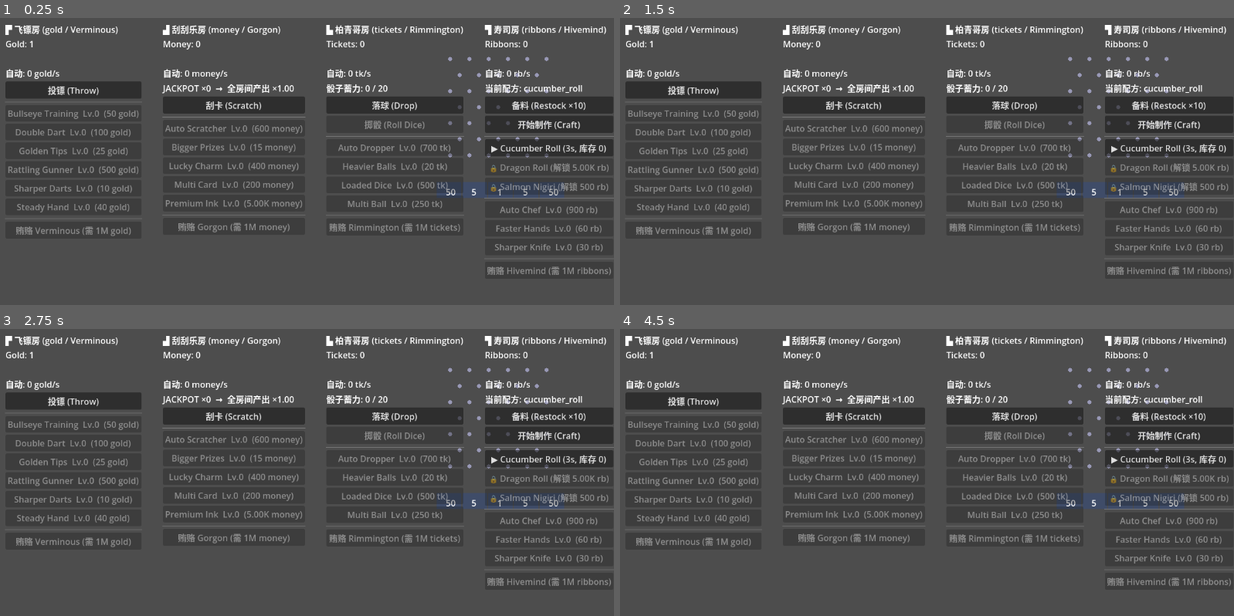
Above: before the commit, frames 1-4 (two rows, left to right).
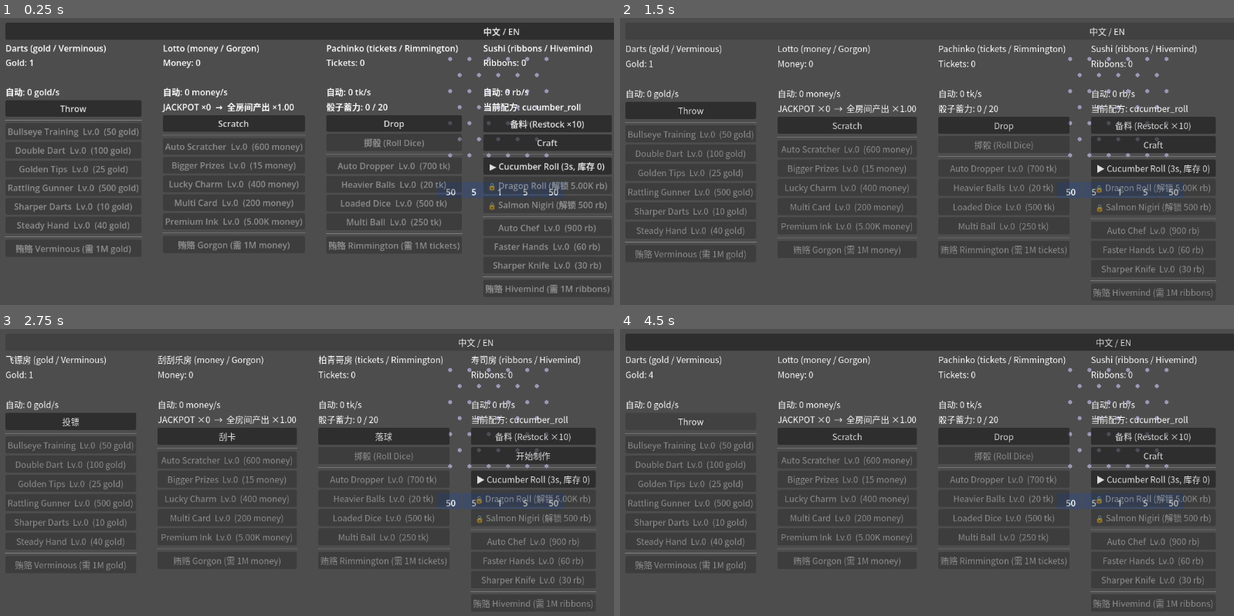
Above: after the commit, the same moments.

Repository: bearluo/godot-core-kit
Game: Godot game, scene res://examples/fortune-mill/scenes/world.tscn
The game is run twice, just before and just after one commit, with the same random seed, the same clock (stepped at 60 frames per second) and the same inputs.
Inputs (mouse positions are in pixels of both pictures, inside the frame that each line leads up to):
- Up to frame 1 (0.25 s): no input
- Up to frame 2 (1.5 s): click (1123, 32) at 0.5 s, where only the run after the commit has a clickable "中文 / EN"; click (1098, 32) at 1.25 s, where only the run after the commit has a clickable "中文 / EN"
- Up to frame 3 (2.75 s): click (485, 343) at 2 s, where only the run after the commit has a clickable "中文 / EN"
- Up to frame 4 (4.5 s): click (693, 420) at 2.75 s, where only the run after the commit has a clickable "投镖"; click (1111, 343) at 3.5 s, where only the run after the commit has a clickable "中文 / EN"; click (693, 420) at 4.25 s, where only the run after the commit has a clickable "Throw"

The runs differ from the first frame. In frame 1, 24% of the frame differs, in the area x 0-100%, y 1-96%; in frame 2, 19%; in frame 3, 19%; in frame 4, 23%.

Commit message:
feat(fortune-mill): 存档版本迁移链 SaveMigrator(v1→v2→v3)+ i18n 中英 + FORTUNE_SMOKE 扩 4D(P4)
P4 阶段 4D example 侧:两个孵化类库(拟反哺/游戏专有)+ fortune_state/world 装配。

SaveMigrator(systems/save_migrator.gd,class_name,拟反哺进 kit SaveManager 信封 _version):
- 存档 data 自带 "schema_version" 版本章(缺失视为 v1,兼容所有历史老档);加载旧档按序跑
  注册的迁移函数 v(n)→v(n+1) 逐级升到 current_version。
- migrate() 返回 {ok,data,from,to,reason}:缺中间步 missing:N、迁移返回非字典 error:N、
  存档版本高于当前 future,均 ok=false,由调用方保底新档(不静默覆盖旧文件,下次 save 才写)。
- fortune_state:SCHEMA_VERSION=3;to_dict 盖版本章;_build_migrator 注册两步真实历史键改名
  (v1→v2 "gold"→"currency"、v2→v3 stats."throws"→"dart_throws" 与成就阈值对齐);
  load_game 先迁移再 from_dict,迁移失败 → CoreKit.log.warn + from_dict({}) 保底。

i18n 中英(systems/locale_catalog.gd,class_name,游戏专有内容不反哺;用 kit CoreKit.i18n):
- 代码内建 en/zh 两张 Translation 表(同 AchievementCatalog 代码注册先例),apply 注册进
  TranslationServer;key 用 "fortune.*" 命名空间。fortune_state._ready 注册 + 默认 zh。
- world 表现层:托管 Theme + zh CJK SystemFont 字体回退(零素材走 OS 字体族)+ 语言切换按钮
  (中↔英)+ 7 列标题与 6 个主操作按钮走 t() → locale_changed 回调重刷文案。缺翻译告警由
  kit LocaleManager.t() push_warning 负责。

测试 + smoke:
- test_fortune_migration(7 断言:完整链/缺版本章默认 v1/当前版本原样/未来版本失败/缺步 missing/
  非字典 error/version_of)、test_fortune_i18n(5 断言:注册两语言/运行时切换/缺翻译回退/
  has_translation/字体回退换 default_font),进 example run_all(33→35)。
- FORTUNE_SMOKE 扩 4D:v1 老档迁到 v3 键改名校验 + 未来版本安全失败 + en/zh 同 key 文案不同 +
  缺翻译回退;PASS 行加 migration=v1→v3 i18n=Throw/投镖。

run_all 35 测 FAILS=0;FORTUNE_SMOKE PASS migration=v1→v3 i18n=Throw/投镖(五守卫+四协同+NG+/
Lethal+51 成就全过);非 smoke world.tscn 90 帧干净。

Co-Authored-By: Claude Opus 4.8 (1M context) <noreply@anthropic.com>

Diff:
--- a/examples/fortune-mill/scenes/world.gd
+++ b/examples/fortune-mill/scenes/world.gd
@@ -56,6 +56,10 @@
 var _ach_toast_label: Label
 var _ach_list_label: Label
 var _ach_recent: Array = []   # 最近解锁的 toast 文案(滚动展示)
+# i18n(中英切换)
+var _lang_button: Button
+var _i18n_labels: Dictionary = {}   # key(String) -> Label(标题栏,随语言刷新)
+var _i18n_buttons: Dictionary = {}  # key(String) -> Button(主操作按钮,随语言刷新)
 
 
 func _ready() -> void:
@@ -80,6 +84,7 @@
 	CoreKit.bus.subscribe("fortune:lethal_finished", _on_lethal_finished)
 	CoreKit.bus.subscribe("fortune:room_cleared", _on_cleared)
 	CoreKit.bus.subscribe("fortune:achievement_unlocked", _on_achievement_unlocked)
+	CoreKit.i18n.locale_changed.connect(_on_locale_changed)   # 切语言 → 刷新 i18n 文案
 	_refresh()
 	_maybe_show_offline()
 
@@ -263,6 +268,26 @@
 	var stat_throws: float = fm.stats.get_value(&"dart_throws", 0.0)
 	var ach_ok: bool = ach_all and ach_total == 51 and ach_count >= 25 and ach_dedup and stat_throws >= 100.0
 
+	# --- P4 4D:存档版本迁移链(v1→v2→v3)+ i18n 中英(运行时切换 + 缺翻译回退)---
+	# 迁移:造一条 v1 老档(键 "gold" + stats.throws)→ 逐级升到 v3(currency + stats.dart_throws)
+	var v1_save := {"schema_version": 1, "gold": 12345.0, "stats": {"throws": 42.0}}
+	var mig: Dictionary = fm._migrator.migrate(v1_save)
+	var mig_chain_ok: bool = mig.ok and int(mig.to) == 3 and mig.data.has("currency") and not mig.data.has("gold") \
+		and absf(float(mig.data["currency"]) - 12345.0) < 0.01 \
+		and (mig.data["stats"] as Dictionary).has("dart_throws") and not (mig.data["stats"] as Dictionary).has("throws")
+	# 无版本章的历史档默认 v1 并迁到 v3;未来版本安全失败(保底新档)
+	var mig_unversioned: Dictionary = fm._migrator.migrate({"gold": 1.0})
+	var mig_future: Dictionary = fm._migrator.migrate({"schema_version": 999})
+	var migration_ok: bool = mig_chain_ok and mig_unversioned.ok and int(mig_unversioned.from) == 1 \
+		and (not mig_future.ok) and str(mig_future.reason) == "future"
+	# i18n:_ready 已注册 en/zh 目录;运行时切语言同 key 文案不同,缺翻译回退原 key
+	CoreKit.i18n.set_locale("en")
+	var i18n_en: String = CoreKit.i18n.t(&"fortune.throw")
+	CoreKit.i18n.set_locale("zh")
+	var i18n_zh: String = CoreKit.i18n.t(&"fortune.throw")
+	var i18n_missing: String = CoreKit.i18n.t(&"fortune.__nonexistent__")
+	var i18n_ok: bool = i18n_en == "Throw" and i18n_zh == "投镖" and i18n_missing == "fortune.__nonexistent__"
+
 	var gacha_boost := (darts_post_gacha / darts_pre_gacha) if darts_pre_gacha > 0.0 else 0.0
 	var switch_boost := (darts_post_switch / darts_pre_switch) if darts_pre_switch > 0.0 else 0.0
 	var dice_boost := (darts_post_dice / darts_pre_dice) if darts_pre_dice > 0.0 else 0.0
@@ -274,11 +299,12 @@
 	var p4 := pull_ok and gacha_cross_ok and executor_ok and off5_ok
 	var p4b := ng_ok and reset_ok and prestige_ok and lethal_ok
 	var p4c := ach_ok
-	if p012 and p3 and p3s and p4 and p4b and p4c:
-		print("[Fortune][SMOKE] PASS steps=%d jackpots=%d darts_boost=%.2fx gorgon=%s dice_boost=%.2fx rimmington=%s craft=%s switch_boost=%.2fx hivemind=%s gacha_boost=%.2fx executor=%s | ng=%d thr=%s prestige_gmul=%.2fx lethal_best=%.1fs | achievements=%d/%d throws=%d | stuffing=%s ribbons=%s" % [steps, jackpots, boost, fm.lotto.is_cleared(), dice_boost, fm.pachinko.is_cleared(), craft_ok, switch_boost, fm.sushi.is_cleared(), gacha_boost, fm.gacha.is_cleared(), ng_level, Currency.format(thr_post), prestige_gmul, lethal_best, ach_count, ach_total, int(stat_throws), Currency.format(stuffing_final), Currency.format(ribbons_final)])
+	var p4d := migration_ok and i18n_ok
+	if p012 and p3 and p3s and p4 and p4b and p4c and p4d:
+		print("[Fortune][SMOKE] PASS steps=%d jackpots=%d darts_boost=%.2fx gorgon=%s dice_boost=%.2fx rimmington=%s craft=%s switch_boost=%.2fx hivemind=%s gacha_boost=%.2fx executor=%s | ng=%d thr=%s prestige_gmul=%.2fx lethal_best=%.1fs | achievements=%d/%d throws=%d | migration=v%d→v%d i18n=%s/%s | stuffing=%s ribbons=%s" % [steps, jackpots, boost, fm.lotto.is_cleared(), dice_boost, fm.pachinko.is_cleared(), craft_ok, switch_boost, fm.sushi.is_cleared(), gacha_boost, fm.gacha.is_cleared(), ng_level, Currency.format(thr_post), prestige_gmul, lethal_best, ach_count, ach_total, int(stat_throws), int(mig.from), int(mig.to), i18n_en, i18n_zh, Currency.format(stuffing_final), Currency.format(ribbons_final)])
 		get_tree().quit(0)
 	else:
-		print("[Fortune][SMOKE] FAIL p0=%s auto=%s offline=%s cros …(224 unchanged characters)… s(all=%s count=%d/%d dedup=%s throws=%d)" % [ok, auto_ok, offline_ok, crossroom_ok, gorgon_ok, pach_drop_ok, dice_cross_ok, rimmington_ok, off3_ok, craft_ok, switch_cross_ok, hivemind_ok, off4_ok, pull_ok, gacha_cross_ok, executor_ok, off5_ok, ng_ok, reset_ok, prestige_ok, gmul_pre, gmul_post, lethal_ok, lethal_enter_ok, lethal_best, ach_ok, ach_all, ach_count, ach_total, ach_dedup, int(stat_throws)])
+		print("[Fortune][SMOKE] FAIL p0=%s auto=%s offline=%s cros …(224 unchanged characters)… s(all=%s count=%d/%d dedup=%s throws=%d) | migration=%s i18n=%s(en=%s zh=%s missing=%s)" % [ok, auto_ok, offline_ok, crossroom_ok, gorgon_ok, pach_drop_ok, dice_cross_ok, rimmington_ok, off3_ok, craft_ok, switch_cross_ok, hivemind_ok, off4_ok, pull_ok, gacha_cross_ok, executor_ok, off5_ok, ng_ok, reset_ok, prestige_ok, gmul_pre, gmul_post, lethal_ok, lethal_enter_ok, lethal_best, ach_ok, ach_all, ach_count, ach_total, ach_dedup, int(stat_throws), migration_ok, i18n_ok, i18n_en, i18n_zh, i18n_missing])
 		get_tree().quit(1)
 
 
@@ -293,22 +319,34 @@
 func _build_ui() -> void:
 	var layer := CanvasLayer.new()
 	add_child(layer)
+	# i18n:托管 Theme + zh CJK 系统字体回退(零素材,SystemFont 走 OS 字体族);切语言即换 theme.default_font
+	var theme := Theme.new()
+	var zh_font := SystemFont.new()
+	zh_font.font_names = PackedStringArray(["Microsoft YaHei", "Noto Sans CJK SC", "PingFang SC", "sans-serif"])
+	CoreKit.i18n.register_locale_font("zh", zh_font)
+	CoreKit.i18n.bind_theme(theme)   # 当前 locale 若已注册字体则立即应用一次
+	var root := VBoxContainer.new()
+	root.theme = theme               # 主题下发全部子控件 → 字体随 locale 切换
+	root.set_anchors_and_offsets_preset(Control.PRESET_TOP_LEFT)
+	root.position = Vector2(16, 16)
+	layer.add_child(root)
+	# 语言切换按钮(中/英)
+	_lang_button = Button.new()
+	_lang_button.text = CoreKit.i18n.t("fortune.lang")
+	_lang_button.pressed.connect(_on_lang_pressed)
+	root.add_child(_lang_button)
 	var cols := HBoxContainer.new()
-	cols.set_anchors_and_offsets_preset(Control.PRESET_TOP_LEFT)
-	cols.position = Vector2(16, 16)
 	cols.add_theme_constant_override("separation", 40)
-	layer.add_child(cols)
+	root.add_child(cols)
 
 	# 飞镖房列
 	var dcol := VBoxContainer.new()
 	cols.add_child(dcol)
-	_add_title(dcol, "▛ 飞镖房 (gold / Verminous)")
+	_add_title(dcol, "fortune.room_darts")
 	_gold_label = Label.new(); dcol.add_child(_gold_label)
 	_status_label = Label.new(); dcol.add_child(_status_label)
 	_rate_label = Label.new(); dcol.add_child(_rate_label)
-	var throw_btn := Button.new(); throw_btn.text = "投镖 (Throw)"
-	throw_btn.pressed.connect(func() -> void: FortuneMill.do_throw())
-	dcol.add_child(throw_btn)
+	dcol.add_child(_i18n_button("fortune.throw", func() -> void: FortuneMill.do_throw()))
 	dcol.add_child(HSeparator.new())
 	for id in FortuneMill.registry.ids(&"dart_upgrade", true):
 		var btn := Button.new()
@@ -325,14 +363,12 @@
 	# 刮刮乐房列
 	var lcol := VBoxContainer.new()
 	cols.add_child(lcol)
-	_add_title(lcol, "▟ 刮刮乐房 (money / Gorgon)")
+	_add_title(lcol, "fortune.room_lotto")
 	_money_label = Label.new(); lcol.add_child(_money_label)
 	_scratch_status = Label.new(); lcol.add_child(_scratch_status)
 	_lotto_rate_label = Label.new(); lcol.add_child(_lotto_rate_label)
 	_jackpot_label = Label.new(); lcol.add_child(_jackpot_label)
-	var scratch_btn := Button.new(); scratch_btn.text = "刮卡 (Scratch)"
-	scratch_btn.pressed.connect(_on_scratch_pressed)
-	lcol.add_child(scratch_btn)
+	lcol.add_child(_i18n_button("fortune.scratch", _on_scratch_pressed))
 	lcol.add_child(HSeparator.new())
 	for id in FortuneMill.registry.ids(&"lotto_upgrade", true):
 		var btn := Button.new()
@@ -347,14 +383,12 @@
 	# 柏青哥房列
 	var pcol := VBoxContainer.new()
 	cols.add_child(pcol)
-	_add_title(pcol, "▙ 柏青哥房 (tickets / Rimmington)")
+	_add_title(pcol, "fortune.room_pachinko")
 	_tickets_label = Label.new(); pcol.add_child(_tickets_label)
 	_pachinko_status = Label.new(); pcol.add_child(_pachinko_status)
 	_pachinko_rate_label = Label.new(); pcol.add_child(_pachinko_rate_label)
 	_dice_label = Label.new(); pcol.add_child(_dice_label)
-	var drop_btn := Button.new(); drop_btn.text = "落球 (Drop)"
-	drop_btn.pressed.connect(_on_drop_pressed)
-	pcol.add_child(drop_btn)
+	pcol.add_child(_i18n_button("fortune.drop", _on_drop_pressed))
 	_dice_button = Button.new(); _dice_button.text = "掷骰 (Roll Dice)"
 	_dice_button.pressed.connect(func() -> void: FortuneMill.roll_dice())
 	pcol.add_child(_dice_button)
@@ -372,7 +406,7 @@
 	# 寿司房列
 	var scol := VBoxContainer.new()
 	cols.add_child(scol)
-	_add_title(scol, "▜ 寿司房 (ribbons / Hivemind)")
+	_add_title(scol, "fortune.room_sushi")
 	_ribbons_label = Label.new(); scol.add_child(_ribbons_label)
 	_sushi_status = Label.new(); scol.add_child(_sushi_status)
 	_sushi_rate_label = Label.new(); scol.add_child(_sushi_rate_label)
@@ -380,9 +414,7 @@
 	var restock_btn := Button.new(); restock_btn.text = "备料 (Restock ×10)"
 	restock_btn.pressed.connect(func() -> void: FortuneMill.restock_sushi_all(10))
 	scol.add_child(restock_btn)
-	var craft_btn := Button.new(); craft_btn.text = "开始制作 (Craft)"
-	craft_btn.pressed.connect(func() -> void: FortuneMill.start_craft())
-	scol.add_child(craft_btn)
+	scol.add_child(_i18n_button("fortune.craft", func() -> void: FortuneMill.start_craft()))
 	scol.add_child(HSeparator.new())
 	# 配方(选中已解锁 / 花 ribbons 解锁)
 	for id in FortuneMill.registry.ids(&"sushi_recipe", true):
@@ -404,14 +436,12 @@
 	# 扭蛋房列
 	var gcol := VBoxContainer.new()
 	cols.add_child(gcol)
-	_add_title(gcol, "▛ 扭蛋房 (stuffing / Executor)")
+	_add_title(gcol, "fortune.room_gacha")
 	_stuffing_label = Label.new(); gcol.add_child(_stuffing_label)
 	_gacha_status = Label.new(); gcol.add_child(_gacha_status)
 	_gacha_rate_label = Label.new(); gcol.add_child(_gacha_rate_label)
 	_collection_label = Label.new(); gcol.add_child(_collection_label)
-	var pull_btn := Button.new(); pull_btn.text = "抽扭蛋 (Pull)"
-	pull_btn.pressed.connect(_on_pull_pressed)
-	gcol.add_child(pull_btn)
+	gcol.add_child(_i18n_button("fortune.pull", _on_pull_pressed))
 	gcol.add_child(HSeparator.new())
 	for id in FortuneMill.registry.ids(&"gacha_upgrade", true):
 		var btn := Button.new()
@@ -426,13 +456,12 @@
 	# 元进度列 (NG+)
 	var ncol := VBoxContainer.new()
 	cols.add_child(ncol)
-	_add_title(ncol, "★ 元进度 (NG+ / Lethal)")
+	_add_title(ncol, "fortune.room_meta")
 	_ng_label = Label.new(); ncol.add_child(_ng_label)
 	_prestige_points_label = Label.new(); ncol.add_child(_prestige_points_label)
 	_lethal_label = Label.new(); ncol.add_child(_lethal_label)
 	ncol.add_child(HSeparator.new())
-	_ascend_button = Button.new(); _ascend_button.text = "进下一周目 (Ascend)"
-	_ascend_button.pressed.connect(func() -> void: FortuneMill.ascend())
+	_ascend_button = _i18n_button("fortune.ascend", func() -> void: FortuneMill.ascend())
 	ncol.add_child(_ascend_button)
 	ncol.add_child(HSeparator.new())
 	for id in FortuneMill.prestige.upgrade_ids():
@@ -448,7 +477,7 @@
 	# 成就列(51 条:计数 + 最近解锁 toast + 明细速览)
 	var acol := VBoxContainer.new()
 	cols.add_child(acol)
-	_add_title(acol, "🏆 成就 (51 条)")
+	_add_title(acol, "fortune.room_ach")
 	_ach_count_label = Label.new(); acol.add_child(_ach_count_label)
 	_ach_toast_label = Label.new(); acol.add_child(_ach_toast_label)
 	acol.add_child(HSeparator.new())
@@ -459,10 +488,42 @@
 	add_child(_pachinko_board)
 
 
-func _add_title(col: VBoxContainer, text: String) -> void:
+## 标题栏:文案走 i18n key,注册进 _i18n_labels 供切语言时刷新。
+func _add_title(col: VBoxContainer, key: String) -> void:
 	var l := Label.new()
-	l.text = text
+	l.text = CoreKit.i18n.t(key)
 	col.add_child(l)
+	_i18n_labels[key] = l
+
+
+## 主操作按钮:文案走 i18n key,注册进 _i18n_buttons 供切语言时刷新。
+func _i18n_button(key: String, on_press: Callable) -> Button:
+	var btn := Button.new()
+	btn.text = CoreKit.i18n.t(key)
+	btn.pressed.connect(on_press)
+	_i18n_buttons[key] = btn
+	return btn
+
+
+## 语言切换按钮:中↔英切换(经 kit LocaleManager;持久化 + 换字体由其托管)。
+func _on_lang_pressed() -> void:
+	var next := "en" if CoreKit.i18n.get_locale() == "zh" else "zh"
+	CoreKit.i18n.set_locale(next)
+
+
+## locale_changed 回调:重刷所有 i18n 文案(标题/按钮/语言键)+ 全 HUD。
+func _on_locale_changed(_locale) -> void:
+	_apply_locale_texts()
+	_refresh()
+
+
+func _apply_locale_texts() -> void:
+	for key in _i18n_labels:
+		(_i18n_labels[key] as Label).text = CoreKit.i18n.t(key)
+	for key in _i18n_buttons:
+		(_i18n_buttons[key] as Button).text = CoreKit.i18n.t(key)
+	if _lang_button != null:
+		_lang_button.text = CoreKit.i18n.t("fortune.lang")
 
 
 func _on_scratch_pressed() -> void:
--- a/examples/fortune-mill/systems/fortune_state.gd
+++ b/examples/fortune-mill/systems/fortune_state.gd
@@ -4,6 +4,7 @@
 ## autoload 顺序必须在 CoreKit 之后(依赖 CoreKit.saves/.bus/.log/.ticker)。
 
 const SAVE_SLOT := "fortune"
+const SCHEMA_VERSION := 3   # 存档数据版本(SaveMigrator 迁移链目标版本;v1→v2→v3)
 const UPGRADES_DIR := "res://examples/fortune-mill/data/dart_upgrades"
 const LOTTO_DIR := "res://examples/fortune-mill/data/lotto_cards"
 const PACHINKO_DIR := "res://examples/fortune-mill/data/pachinko_balls"
@@ -32,6 +33,7 @@
 var prestige: Prestige     # NG+ 元进度:门槛缩放 + prestige 加成 + Lethal Mode(经共享 modifiers)
 var stats: KitStats            # 统计计数器(累计投镖/最高单次收益/各档靶心首命中…);NG+ 保留不重置
 var achievements: KitAchievements   # 51 条成就引擎:阈值判定 + 去重 + Steam 抽象层;NG+ 保留
+var _migrator: SaveMigrator    # 存档版本迁移链(加载旧档时逐级升到 SCHEMA_VERSION)
 
 ## 最近一次离线结算数据包(空=无);UI 首帧拉取展示回归横幅。
 var offline_report: Dictionary = {}
@@ -70,6 +72,11 @@
 	achievements = KitAchievements.new()
 	achievements.set_defs(registry.all(&"achievement"))
 	# 预留 Steam 抽象层:上线时 achievements.set_steam_sink(func(id): Steam.setAchievement(String(id)))
+	_migrator = _build_migrator()
+	# i18n 中英:注册 en/zh 目录 → 若未持久化过语言则用默认 zh(表现层接字体回退 + 切换按钮)
+	LocaleCatalog.apply(CoreKit.i18n)
+	if not (CoreKit.i18n.get_locale() in ["en", "zh"]):
+		CoreKit.i18n.set_locale(LocaleCatalog.DEFAULT_LOCALE)
 	if CoreKit.saves.has_slot(SAVE_SLOT):
 		load_game()                       # 内部做离线结算
 	_last_tick_ms = Time.get_ticks_msec()
@@ -473,6 +480,7 @@
 
 func to_dict() -> Dictionary:
 	return {
+		"schema_version": SCHEMA_VERSION,   # 版本章:加载时 SaveMigrator 据此决定是否迁移
 		"currency": currency.get_amount(),
 		"money": money.get_amount(),
 		"tickets": tickets.get_amount(),
@@ -512,9 +520,36 @@
 
 
 func load_game() -> void:
-	var d := CoreKit.saves.load(SAVE_SLOT)
+	var raw := CoreKit.saves.load(SAVE_SLOT)
+	var res := _migrator.migrate(raw)
+	if not res.ok:
+		# 迁移失败(缺迁移函数/损坏/未来版本)→ 保底新档,不静默覆盖旧文件(下次 save 才写)。
+		CoreKit.log.warn("[Fortune] 存档迁移失败 v%d→v%d(%s),保底新档" % [int(res.from), int(res.to), str(res.reason)])
+		from_dict({})
+		return
+	var d: Dictionary = res.data
 	from_dict(d)
 	settle_offline(float(d.get("last_seen", 0.0)), Time.get_unix_time_from_system())
+
+
+## 构建存档迁移链:注册 v1→v2、v2→v3 两步(均为真实历史键位改名,兼容老档)。
+func _build_migrator() -> SaveMigrator:
+	var m := SaveMigrator.new(SCHEMA_VERSION)
+	# v1→v2:早期存档把飞镖货币键存作 "gold",后统一为 "currency"。
+	m.register(1, func(d: Dictionary) -> Dictionary:
+		if d.has("gold"):
+			d["currency"] = d["gold"]
+			d.erase("gold")
+		return d)
+	# v2→v3:4C 统计键 "throws" 更名为 "dart_throws"(与成就阈值 dart_throws 对齐)。
+	m.register(2, func(d: Dictionary) -> Dictionary:
+		var st = d.get("stats", {})
+		if st is Dictionary and st.has("throws"):
+			st["dart_throws"] = st["throws"]
+			st.erase("throws")
+			d["stats"] = st
+		return d)
+	return m
 
 
 ## 窗口关闭时存一次(退出存)。只挂 WM_CLOSE_REQUEST——不挂 EXIT_TREE,
--- /dev/null
+++ b/examples/fortune-mill/systems/locale_catalog.gd
@@ -0,0 +1,64 @@
+class_name LocaleCatalog
+extends RefCounted
+## fortune-mill 中英双语目录(example 内构建;经 kit CoreKit.i18n / LocaleManager 使用)。
+##
+## 代码内建 en/zh 两张 Translation 表(避免依赖编辑器导出的 .translation 二进制资源,
+## 同 AchievementCatalog 代码注册先例),经 i18n.add_translation 注册进全局 TranslationServer。
+## key 用 "fortune.*" 命名空间;缺翻译告警由 kit LocaleManager.t() 负责(push_warning 去重)。
+##
+## 是游戏专有内容(实际文案),不反哺;字体回退与语言切换按钮在表现层(world.gd)接线。
+
+const DEFAULT_LOCALE := "zh"
+
+## en/zh 两语言的 key → 文案。两语言 key 对齐;缺某语言的某 key → t() 回退原 key + 告警。
+const STRINGS := {
+	"en": {
+		"fortune.title": "Fortune Mill",
+		"fortune.lang": "中文 / EN",
+		"fortune.throw": "Throw",
+		"fortune.scratch": "Scratch",
+		"fortune.drop": "Drop",
+		"fortune.craft": "Craft",
+		"fortune.pull": "Pull",
+		"fortune.ascend": "Ascend (NG+)",
+		"fortune.room_darts": "Darts (gold / Verminous)",
+		"fortune.room_lotto": "Lotto (money / Gorgon)",
+		"fortune.room_pachinko": "Pachinko (tickets / Rimmington)",
+		"fortune.room_sushi": "Sushi (ribbons / Hivemind)",
+		"fortune.room_gacha": "Gacha (stuffing / Executor)",
+		"fortune.room_meta": "Meta (NG+ / Lethal)",
+		"fortune.room_ach": "Achievements (51)",
+	},
+	"zh": {
+		"fortune.title": "财富磨坊",
+		"fortune.lang": "中文 / EN",
+		"fortune.throw": "投镖",
+		"fortune.scratch": "刮卡",
+		"fortune.drop": "落球",
+		"fortune.craft": "开始制作",
+		"fortune.pull": "抽扭蛋",
+		"fortune.ascend": "进下一周目",
+		"fortune.room_darts": "飞镖房 (gold / Verminous)",
+		"fortune.room_lotto": "刮刮乐房 (money / Gorgon)",
+		"fortune.room_pachinko": "柏青哥房 (tickets / Rimmington)",
+		"fortune.room_sushi": "寿司房 (ribbons / Hivemind)",
+		"fortune.room_gacha": "扭蛋房 (stuffing / Executor)",
+		"fortune.room_meta": "元进度 (NG+ / Lethal)",
+		"fortune.room_ach": "成就 (51 条)",
+	},
+}
+
+
+## 把 en/zh 两表注册进 i18n(duck-typed:kit LocaleManager 或任何有 add_translation 的对象)。
+## 返回注册的语言数。
+static func apply(i18n) -> int:
+	var count := 0
+	for locale in STRINGS:
+		var tr := Translation.new()
+		tr.locale = locale
+		var table: Dictionary = STRINGS[locale]
+		for key in table:
+			tr.add_message(key, table[key])
+		i18n.add_translation(tr)
+		count += 1
+	return count
--- /dev/null
+++ b/examples/fortune-mill/systems/save_migrator.gd
@@ -0,0 +1,56 @@
+class_name SaveMigrator
+extends RefCounted
+## 存档版本迁移链(example 内孵化,拟反哺进 kit SaveManager 信封 _version)。
+##
+## 长期运营的放置游戏一次数值改版就报废老存档,故存档 data 内自带 "schema_version"
+## 版本章;加载旧档时按序跑注册的迁移函数 v(n) → v(n+1),逐级升到 current_version。
+## 缺某级迁移函数 / 迁移函数返回非字典 / 存档版本高于当前(未来版本)→ 迁移失败,
+## 由调用方保底新档(不静默覆盖旧文件,下次 save 才写)。
+##
+## 纯 RefCounted,不挂树、不引用门面,可 headless 单测。反哺窗口:定型后把本机制上移进
+## kit save_manager.gd 的 load() —— 届时版本章走信封 _version,游戏不再需自己在 data 里盖章。
+
+## data 里的版本章键。缺失视为 v1(兼容所有未打版本章的历史存档)。
+const VERSION_KEY := "schema_version"
+
+## 目标(当前)数据版本。低于它的存档会被逐级迁移;等于则原样;高于则判未来版本失败。
+var current_version: int = 1
+## from_version(int) -> Callable(data: Dictionary) -> Dictionary 迁移函数注册表。
+var _steps: Dictionary = {}
+
+
+func _init(current: int = 1) -> void:
+	current_version = current
+
+
+## 注册一步迁移:把 from_version 的 data 升级为 from_version+1 的 data 并返回。
+func register(from_version: int, fn: Callable) -> void:
+	_steps[from_version] = fn
+
+
+## 读出 data 的版本章(缺失 → 1)。
+func version_of(data: Dictionary) -> int:
+	return int(data.get(VERSION_KEY, 1))
+
+
+## 迁移 data 到 current_version。返回 {ok, data, from, to, reason}:
+## - from == to:原样(补盖版本章),ok=true。
+## - from < to:逐步跑注册函数;任一步缺失 → reason="missing:N",返回非字典 → reason="error:N",ok=false。
+## - from > to:未来版本 → reason="future",ok=false。
+func migrate(data: Dictionary) -> Dictionary:
+	var from := version_of(data)
+	var to := current_version
+	if from > to:
+		return {"ok": false, "data": data, "from": from, "to": to, "reason": "future"}
+	var cur = data   # 无类型:后续要接住迁移函数返回的 Variant(已 is Dictionary 守卫)
+	var v := from
+	while v < to:
+		if not _steps.has(v):
+			return {"ok": false, "data": data, "from": from, "to": to, "reason": "missing:%d" % v}
+		var out = _steps[v].call(cur)
+		if not (out is Dictionary):
+			return {"ok": false, "data": data, "from": from, "to": to, "reason": "error:%d" % v}
+		cur = out
+		v += 1
+	cur[VERSION_KEY] = to
+	return {"ok": true, "data": cur, "from": from, "to": to, "reason": ""}
--- /dev/null
+++ b/test/test_fortune_i18n.gd
@@ -0,0 +1,54 @@
+extends SceneTree
+## LocaleCatalog + kit LocaleManager 中英双语 headless 断言。
+## 运行:godot --headless --path . -s res://test/test_fortune_i18n.gd
+## 直接实例化 LocaleManager(不经 autoload);LocaleCatalog.apply 注册 en/zh 两表。
+## 重点:① apply 注册两语言 ② 运行时切语言同 key 文案不同 ③ 缺翻译回退原 key
+##       ④ has_translation ⑤ 字体回退:register_locale_font + bind_theme → 切 locale 换 default_font。
+## 加载注:LocaleManager 延迟到 _initialize 内 load()(kit 门测试约定,避开顶层 preload 编译期坑);
+## LocaleCatalog 为 example 本地类、不引用门面,可顶层 preload。
+const LocaleCatalog := preload("res://examples/fortune-mill/systems/locale_catalog.gd")
+
+
+func _initialize() -> void:
+	var LocaleManager = load("res://addons/godot-core-kit/systems/locale_manager.gd")
+	var failures := 0
+	var i18n = LocaleManager.new()
+
+	# 1. apply 注册 en/zh 两语言
+	var n = LocaleCatalog.apply(i18n)
+	if n != 2:
+		print("FAIL 1: apply 应注册 2 语言,得到 %d" % n); failures += 1
+
+	# 2. 运行时切语言:en/zh 同 key 文案不同
+	i18n.set_locale("en")
+	var en = i18n.t(&"fortune.throw")
+	i18n.set_locale("zh")
+	var zh = i18n.t(&"fortune.throw")
+	if en != "Throw" or zh != "投镖":
+		print("FAIL 2: en 应 'Throw' zh 应 '投镖',得到 '%s'/'%s'" % [en, zh]); failures += 1
+
+	# 3. 缺翻译 → 回退原 key(缺翻译告警由 t() push_warning;此处验回退值)
+	if i18n.t(&"fortune.__nope__") != "fortune.__nope__":
+		print("FAIL 3: 缺翻译应回退原 key"); failures += 1
+
+	# 4. has_translation:已注册 key 为 true、缺失为 false
+	if not i18n.has_translation(&"fortune.title") or i18n.has_translation(&"fortune.__nope__"):
+		print("FAIL 4: has_translation 判定错"); failures += 1
+
+	# 5. 字体回退:注册 zh 字体 + bind_theme → 切到 zh 换 theme.default_font,切到无字体的 en 不动
+	var theme := Theme.new()
+	var zh_font := SystemFont.new()
+	i18n.register_locale_font("zh", zh_font)
+	i18n.bind_theme(theme)
+	i18n.set_locale("en")   # en 未注册字体 → 不改 default_font
+	i18n.set_locale("zh")   # zh 已注册 → theme.default_font = zh_font
+	if theme.default_font != zh_font:
+		print("FAIL 5: 切到 zh 后 theme.default_font 应为注册的 zh 字体"); failures += 1
+
+	i18n.free()
+	if failures == 0:
+		print("test_fortune_i18n: ALL PASS")
+		quit(0)
+	else:
+		print("test_fortune_i18n: %d FAILURE(S)" % failures)
+		quit(1)
--- /dev/null
+++ b/test/test_fortune_migration.gd
@@ -0,0 +1,66 @@
+extends SceneTree
+## SaveMigrator(存档版本迁移链)headless 断言。
+## 运行:godot --headless --path . -s res://test/test_fortune_migration.gd
+## 重点:① 完整链 v1→v3 ② 缺版本章默认 v1 ③ 当前版本原样 ④ 未来版本安全失败
+##       ⑤ 缺中间步失败 missing:N ⑥ 迁移返回非字典失败 error:N ⑦ version_of 读版本章。
+const SaveMigrator := preload("res://examples/fortune-mill/systems/save_migrator.gd")
+
+
+func _initialize() -> void:
+	var failures := 0
+
+	# 三步链:v1→v2 加键 a、v2→v3 加键 b
+	var m = SaveMigrator.new(3)
+	m.register(1, func(d: Dictionary) -> Dictionary:
+		d["a"] = 1
+		return d)
+	m.register(2, func(d: Dictionary) -> Dictionary:
+		d["b"] = 2
+		return d)
+
+	# 1. 完整链 v1→v3(两步都跑,补盖版本章)
+	var r1 = m.migrate({"schema_version": 1})
+	if not (r1.ok and int(r1.from) == 1 and int(r1.to) == 3 and int(r1.data.get("a", 0)) == 1 and int(r1.data.get("b", 0)) == 2 and int(r1.data.get("schema_version", 0)) == 3):
+		print("FAIL 1: v1→v3 链应完整,得到 %s" % [r1]); failures += 1
+
+	# 2. 缺版本章默认 v1 并迁到 v3
+	var r2 = m.migrate({})
+	if not (r2.ok and int(r2.from) == 1 and int(r2.to) == 3):
+		print("FAIL 2: 缺版本章应默认 v1 迁到 v3,得到 %s" % [r2]); failures += 1
+
+	# 3. 已是当前版本 → 原样(不重复跑迁移,不注入 a/b)
+	var r3 = m.migrate({"schema_version": 3, "x": 9})
+	if not (r3.ok and int(r3.from) == 3 and int(r3.to) == 3 and not r3.data.has("a") and int(r3.data.get("x", 0)) == 9):
+		print("FAIL 3: 当前版本应原样,得到 %s" % [r3]); failures += 1
+
+	# 4. 未来版本 → 失败 reason=future(保底新档语义)
+	var r4 = m.migrate({"schema_version": 99})
+	if not ((not r4.ok) and str(r4.reason) == "future"):
+		print("FAIL 4: 未来版本应失败 future,得到 %s" % [r4]); failures += 1
+
+	# 5. 缺中间步(2→3 未注册)→ 失败 missing:2
+	var m2 = SaveMigrator.new(3)
+	m2.register(1, func(d: Dictionary) -> Dictionary:
+		return d)
+	var r5 = m2.migrate({"schema_version": 1})
+	if not ((not r5.ok) and str(r5.reason) == "missing:2"):
+		print("FAIL 5: 缺 2→3 步应失败 missing:2,得到 %s" % [r5]); failures += 1
+
+	# 6. 迁移函数返回非字典 → 失败 error:N
+	var m3 = SaveMigrator.new(2)
+	m3.register(1, func(_d: Dictionary):
+		return 42)
+	var r6 = m3.migrate({"schema_version": 1})
+	if not ((not r6.ok) and str(r6.reason) == "error:1"):
+		print("FAIL 6: 迁移返回非字典应失败 error:1,得到 %s" % [r6]); failures += 1
+
+	# 7. version_of:缺 → 1、有 → 读出
+	if m.version_of({}) != 1 or m.version_of({"schema_version": 5}) != 5:
+		print("FAIL 7: version_of 判定错"); failures += 1
+
+	if failures == 0:
+		print("test_fortune_migration: ALL PASS")
+		quit(0)
+	else:
+		print("test_fortune_migration: %d FAILURE(S)" % failures)
+		quit(1)
Not shown, added: examples/fortune-mill/systems/locale_catalog.gd.uid
Not shown, added: examples/fortune-mill/systems/save_migrator.gd.uid
Not shown, added: test/test_fortune_i18n.gd.uid
Not shown, added: test/test_fortune_migration.gd.uid
Not shown, changed: test/run_all.ps1
